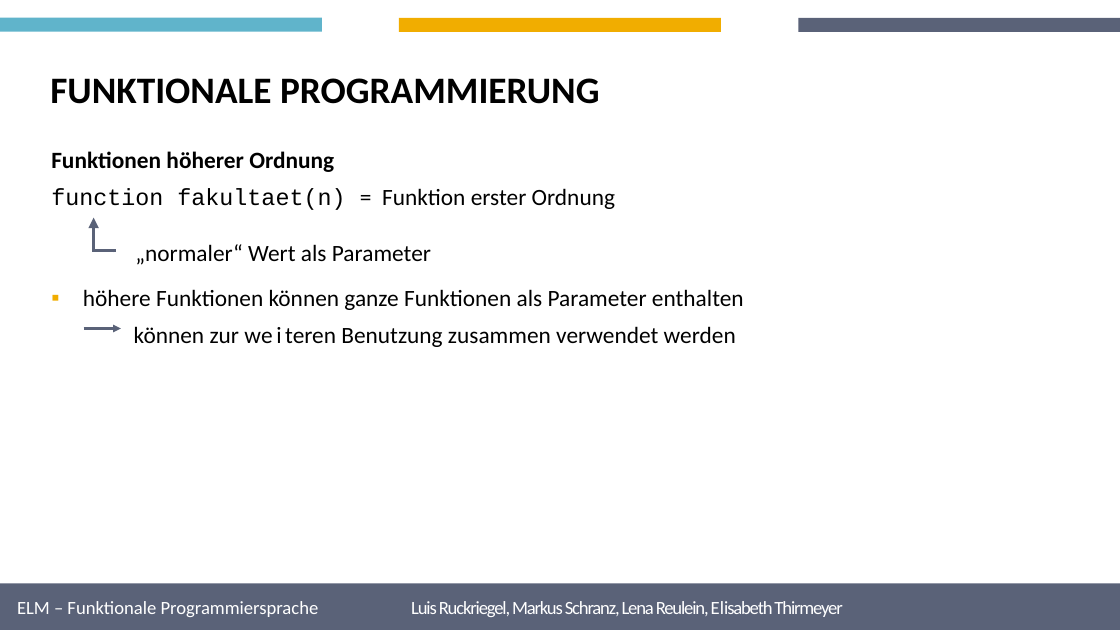
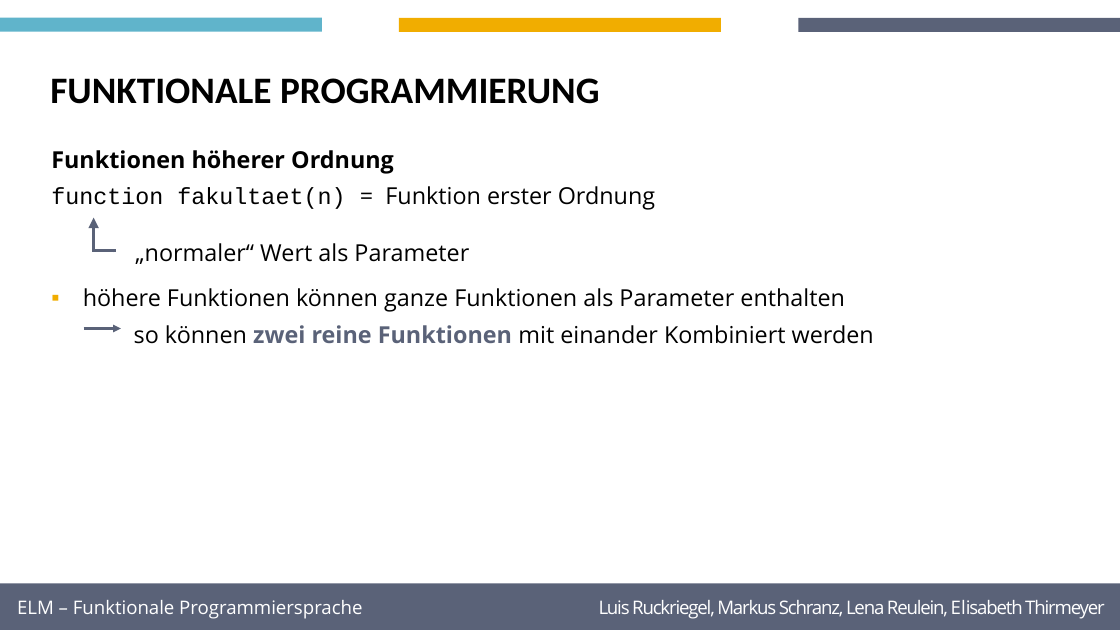
Before and after one commit to maadc/STA_Gruppe1, a slide deck: slide 8 of ORGINAL.pptx. Drawn at 1120x630 pixels with LibreOffice and Linux fonts; fonts in the diff are those of the drawing; background and template pictures are left out. Boxes give left, top, right and bottom in pixels: in the first picture for what was removed or moved away, otherwise in the second. Text is boxed around its words. In the diff, an @@ line names an element or a change of style, - is before the commit and + after.

```diff
--- a/ORGINAL.pptx
+++ b/ORGINAL.pptx
@@ text at (51, 150, 845, 312): font Calibri to Open Sans in "Funktionen höherer Ordnung", "= Funktion erster Ordnung", "„normaler“ Wert als Parameter", "höhere Funktionen können ganze Funktionen als Parameter ..." @@
@@ text at (134, 325, 874, 344): text changed; font Calibri to Open Sans @@
-können zur weiteren Benutzung zusammen verwendet werden
+so können zwei reine Funktionen mit einander Kombiniert werden
@@ text "ELM – Funktionale Programmiersprache Luis ..." at (17, 600, 1105, 619): font Calibri to Open Sans @@
```
Also in this commit, not shown: 11 other slides changed, 1 slide added, 4 slides removed, 1 other file.
